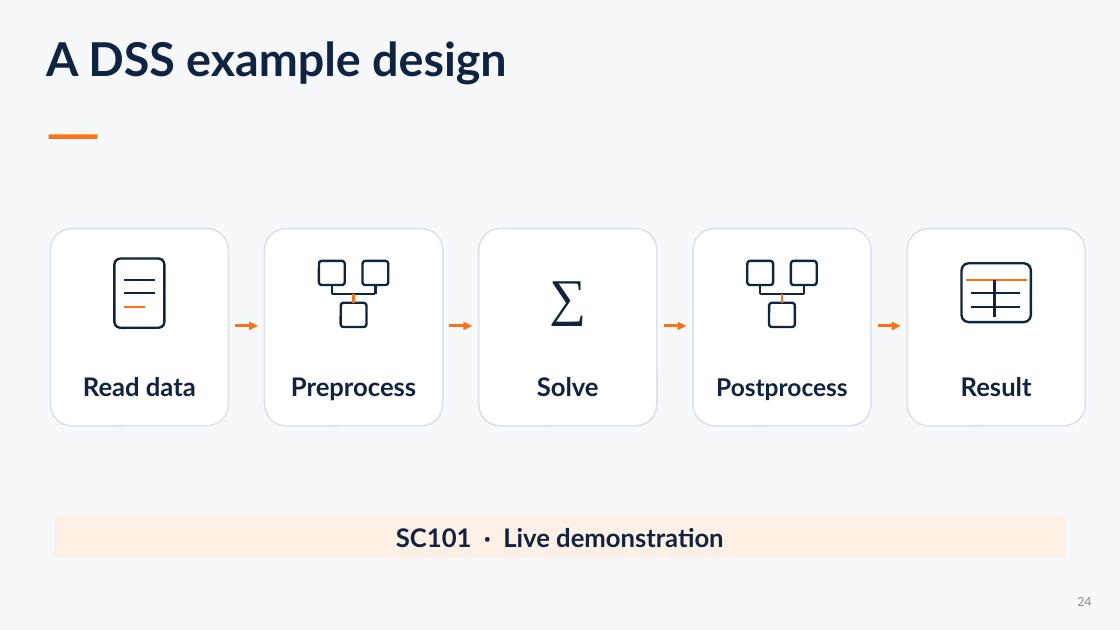
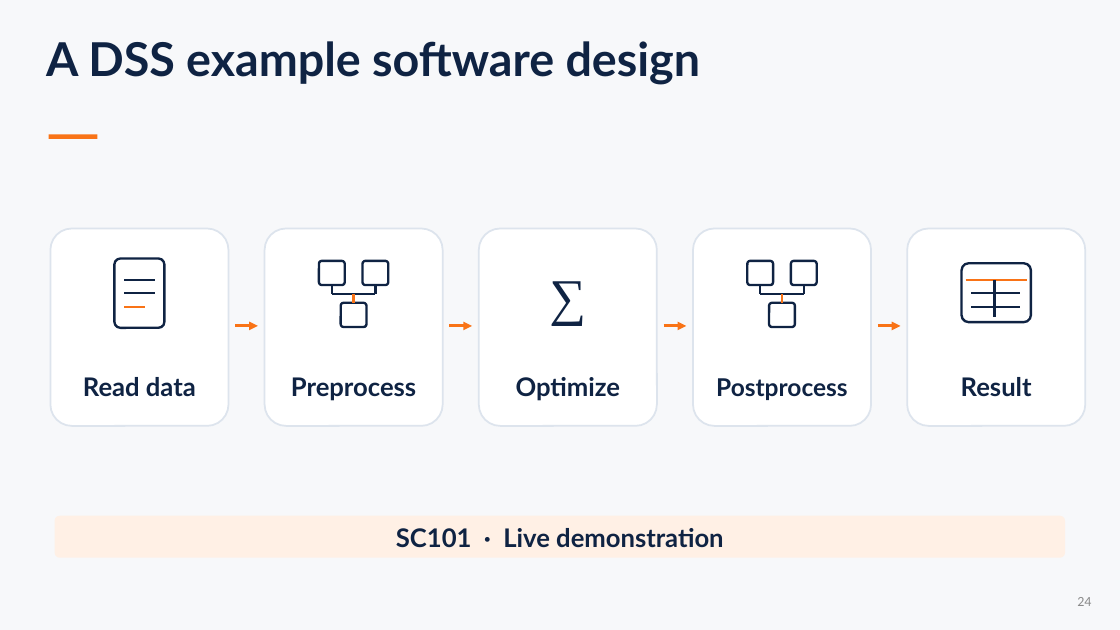
Before and after one commit to sefop/sefop-sctc-2026, a slide deck: slide 24 of SCTC-2026-Airlines-Optimization-Workshop.pptx. Drawn at 1120x630 pixels with LibreOffice and Linux fonts; fonts in the diff are those of the drawing. Boxes give left, top, right and bottom in pixels: in the first picture for what was removed or moved away, otherwise in the second. Text is boxed around its words. In the diff, an @@ line names an element or a change of style, - is before the commit and + after.

```diff
--- a/SCTC-2026-Airlines-Optimization-Workshop.pptx
+++ b/SCTC-2026-Airlines-Optimization-Workshop.pptx
@@ text at bbox=[46, 41, 701, 85]: text changed @@
-A DSS example design
+A DSS example software design
@@ text at bbox=[516, 377, 621, 401]: text changed @@
-Solve
+Optimize
```
